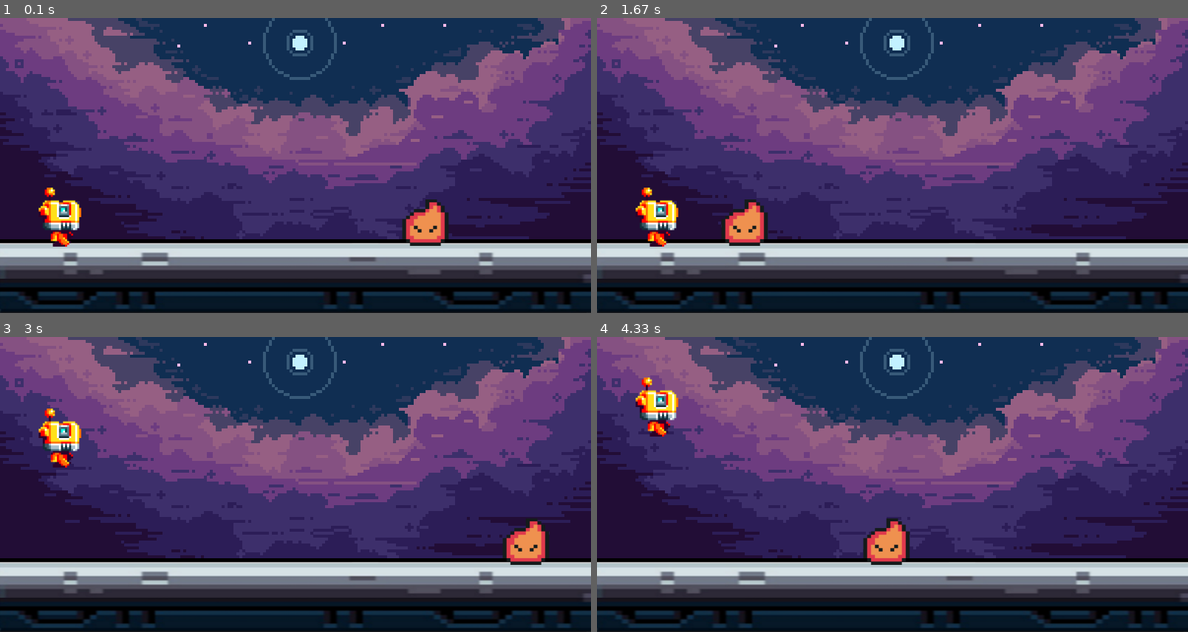
Above: before the commit, frames 1-4 (two rows, left to right).
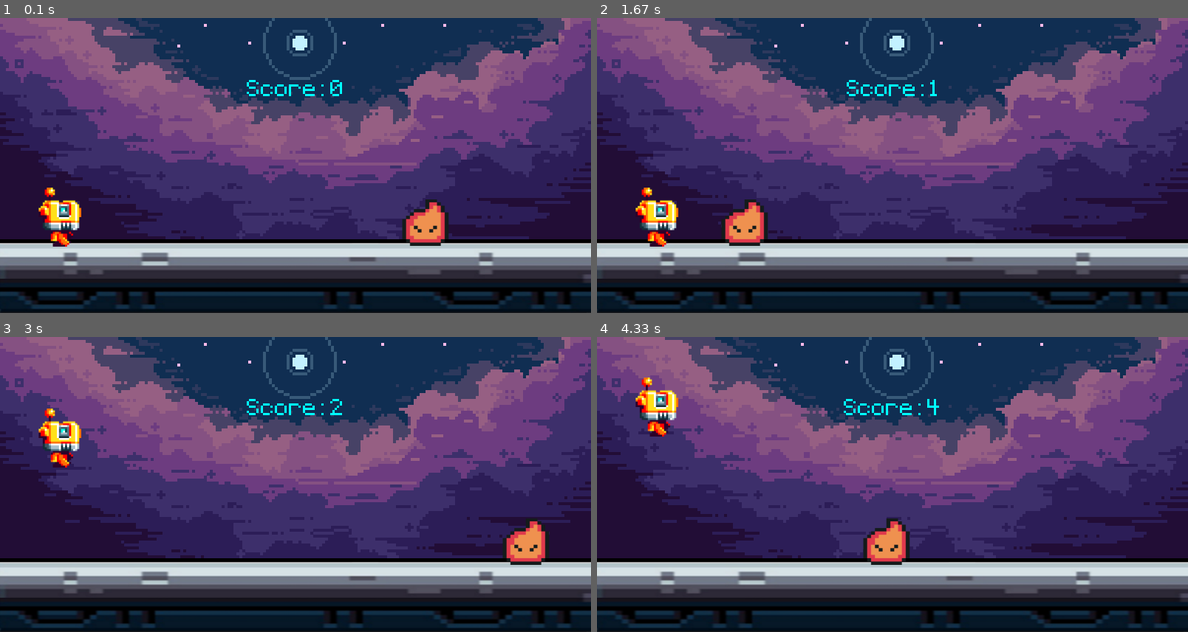
Above: after the commit, the same moments.

Repository: Hpollard003/FlameBot
Game: pygame game, started from pygame/main.py
The game is run twice, just before and just after one commit, with the same random seed, the same clock (stepped at 60 frames per second) and the same inputs.
Inputs (mouse positions are in pixels of both pictures, inside the frame that each line leads up to):
- Up to frame 1 (0.1 s): no input
- Up to frame 2 (1.67 s): click (656, 218) at 0.38 s
- Up to frame 3 (3 s): tap Space at 1.67, 2.5 s; click (59, 537) at 2.88 s
- Up to frame 4 (4.33 s): tap Space at 4.17 s

The runs differ from the first frame. In frame 1, 0.2% of the frame differs, in the area x 41-58%, y 21-27%; in frame 2, 0.2%; in frame 3, 0.2%; in frame 4, 0.2%.

Commit message:
Add Score Timer

Diff:
--- a/pygame/main.py
+++ b/pygame/main.py
@@ -2,9 +2,12 @@
 from sys import exit
 
 
+# Score Card
 def score():
-    current_time = pygame.time.get_ticks()
-    print(current_time)
+    current_time = int(pygame.time.get_ticks() / 1000)
+    score_surf = pixel_font.render(f'Score: {current_time}', False, 'Cyan')
+    score_rect = score_surf.get_rect(center = (400, 100))
+    screen.blit(score_surf,score_rect)
 
 # Initializing and window settings
 pygame.init()
@@ -19,10 +22,6 @@
 # Bg and Floor attributes
 bg_surface = pygame.image.load('graphics/background.png').convert()
 ground_surface = pygame.image.load('graphics/ground.png').convert()
-
-# Score Card
-score_surf = pixel_font.render("RUN", True, (64,64,64))
-score_rect = score_surf.get_rect(center = (100, 100))
 
 # Enemy attributes
 enemy_surf = pygame.image.load('graphics/enemy/enemy1.png').convert_alpha()
@@ -57,6 +56,7 @@
         # Background and Floor
         screen.blit(bg_surface, (0,0))
         screen.blit(ground_surface, (0,300))
+        score()
 
         # Ememy
         enemy_rect.right -= 4
